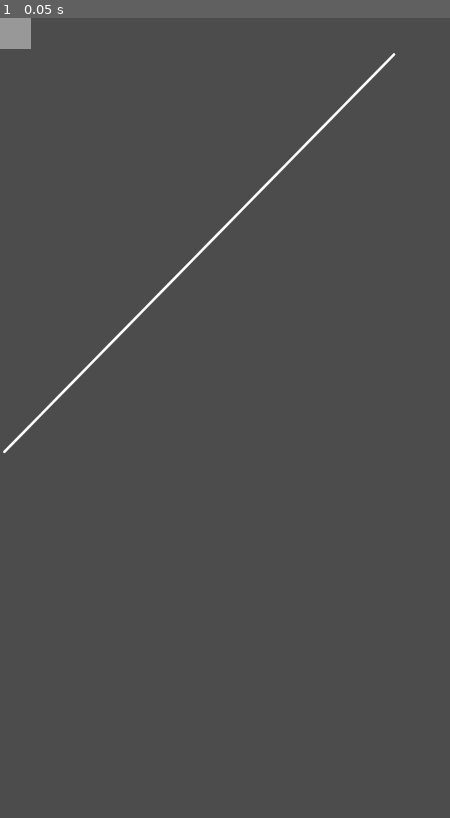
Above: before the commit, frame 1.
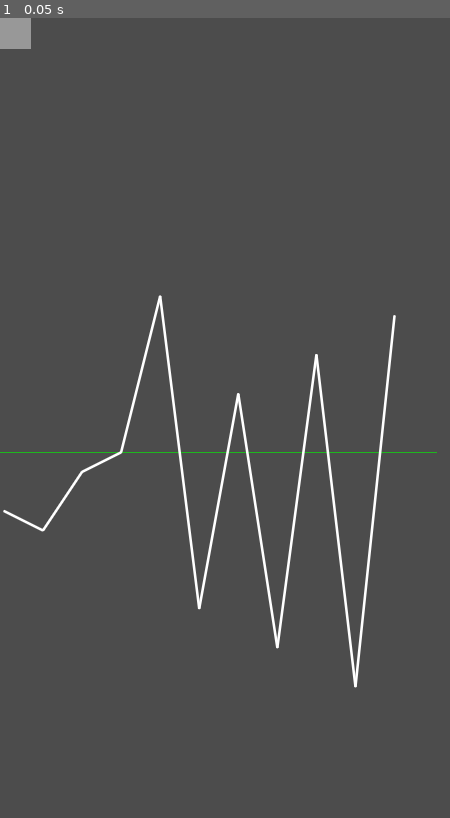
Above: after the commit, the same moment.

Repository: AndreMoukarzel/Grana-Preta
Game: Godot game, scene res://IndexDisplay.tscn
The game is run twice, just before and just after one commit, with the same random seed, the same clock (stepped at 60 frames per second) and the same inputs. This scene is started directly instead of the project's main scene.
Inputs:
- Up to frame 1 (0.05 s): no input

The runs differ from the first frame. In frame 1, 2.5% of the frame differs, in the area x 0-98%, y 4-84%.

Commit message:
Add central value line

Diff:
--- a/IndexDisplay.gd
+++ b/IndexDisplay.gd
@@ -1,20 +1,18 @@
 extends Control
 
-var values = [0, 1, 2, 3, 4, 5, 6, 7, 8, 9, 10]
-var v_scale = 20
-var h_scale = 10
+var values = [0, -1, 2, 3, 11,-5, 6, -7, 8, -9, 10]
 
 class LineGraph:
 	var values = [0.0] # Values to be plotted in the graph
 	var pos = Vector2() # Where the graph will be positioned
 	var central_val : float # Value that will be in the midpoint of the graph
 	var val_range : float # Distance between top/bottom value and central value
-	var total_widht : int # total widht of the graph
+	var total_width : int # total width of the graph
 	var total_height : int # total height of the graph
 	var color : Color # color of the graph's line
-	var line_width : float # widht of the graph's line
+	var line_width : float # width of the graph's line
 
-	func _init(values, pos, central_val = null, val_range = null, total_widht = 560,\
+	func _init(values, pos, central_val = null, val_range = null, total_width = 560,\
 	           total_height = 512, color = Color(1, 1, 1), line_width = 1.0):
 		self.values = values
 		self.pos    = pos
@@ -34,15 +32,17 @@
 			self.val_range = max(abs(values.max() - self.central_val),\
 			                     abs(values.min() - self.central_val))
 
-		self.total_widht  = total_widht
+		self.total_width  = total_width
 		self.total_height = total_height
 		self.color        = color
 		self.line_width   = line_width
 
 	func graph_points():
-		var current_point = Vector2(self.pos.x, self.pos.y + self.total_height/2)
-		var point_dist    = Vector2(self.total_widht/self.values.size(),\
+		var point_dist    = Vector2(self.total_width/self.values.size(),\
 		                         -self.total_height/(self.values.max() - self.values.min())) # point_dist.y is negative because positive values go down visually
+		var first_diff = self.values[0] - self.central_val
+		print(first_diff)
+		var current_point = Vector2(self.pos.x, self.pos.y + (point_dist.y * first_diff) +self.total_height/2)
 		var points = []
 		points.append(current_point)
 		for i in range(1, self.values.size()):
@@ -51,6 +51,12 @@
 
 		return points
 
+	func get_midpoint():
+		return Vector2(0, self.pos.y + self.total_height/2)
+
+	func get_central_line_points():
+		return [self.get_midpoint(), self.get_midpoint() + Vector2(self.total_width, 0)]
+
 func _ready():
 	set_process(false)
 
@@ -58,8 +64,9 @@
 	update()
 
 func _draw():
-	var LG = LineGraph.new(values, Vector2(5, 300))
+	var LG = LineGraph.new(values, Vector2(5, 300), 3.0)
 	var points = LG.graph_points()
-
+	var central = LG.get_central_line_points()
+	draw_line(central[0], central[1], Color(0, 1, 0, .6))
 	for i in range(1, points.size()):
 		draw_line(points[i-1], points[i], Color(1, 1, 1), 2.0, true)
